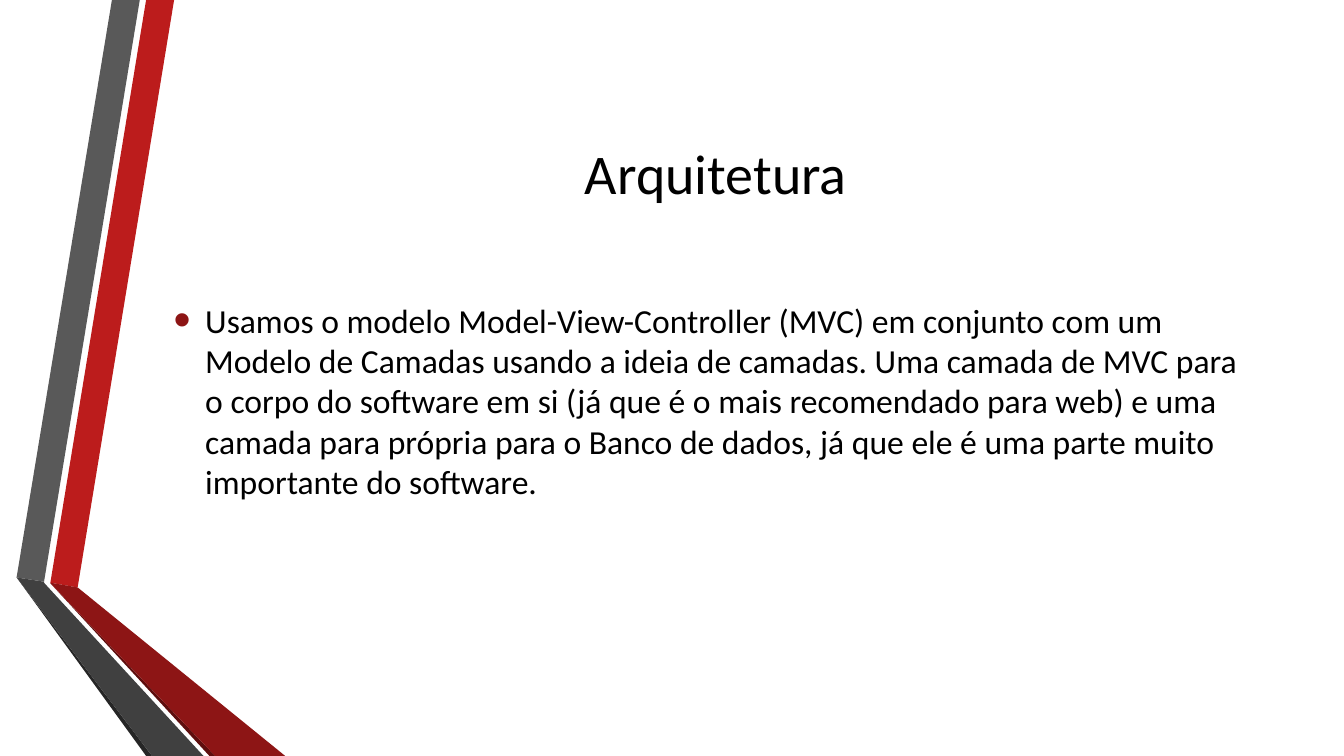
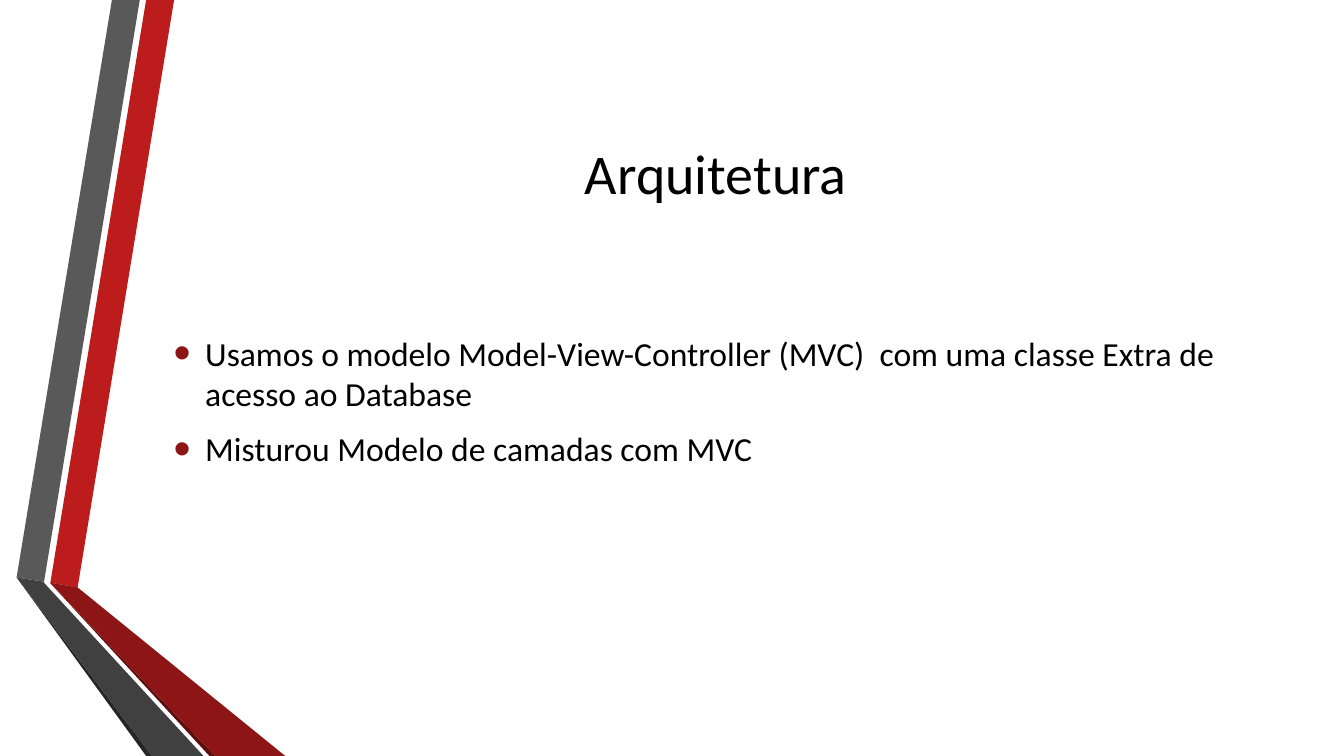
Before and after one commit to redtxai/bellsprout, a slide deck: slide 5 of Documentação/Colheita Urbana.pptx. Drawn at 1344x756 pixels with LibreOffice and Linux fonts; fonts in the diff are those of the drawing; background and template pictures are left out. Boxes give left, top, right and bottom in pixels: in the first picture for what was removed or moved away, otherwise in the second. Text is boxed around its words. In the diff, an @@ line names an element or a change of style, - is before the commit and + after.

Commit message:
apresentação

```diff
--- a/Documentação/Colheita Urbana.pptx
+++ b/Documentação/Colheita Urbana.pptx
@@ text at box(205, 341, 1213, 462): text changed @@
-• Usamos o modelo Model-View-Controller (MVC) em conjunto com um Modelo de Camadas usando a ideia de camadas. Uma camada de MVC para o corpo do software em si (já que é o mais recomendado para web) e uma camada para própria para o Banco de dados, já que ele é uma parte muito importante do software.
+• Usamos o modelo Model-View-Controller (MVC) com uma classe Extra de acesso ao Database
+• Misturou Modelo de camadas com MVC
```
Also in this commit, not shown: 1 other slide changed.
